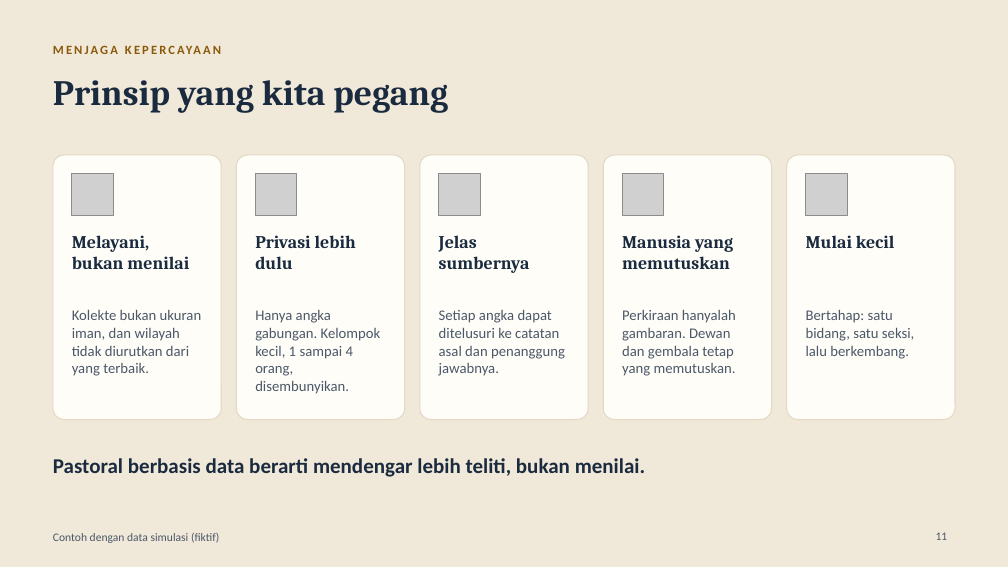
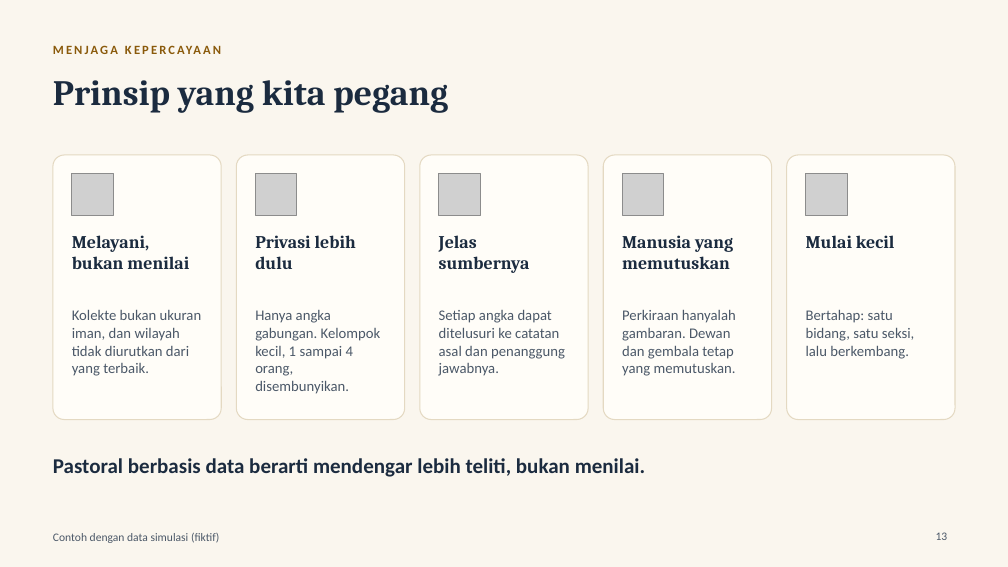
Before and after one commit to mizuruka92/church-activties, a slide deck: slide 13 of docs/presentation/pusat_informasi_paroki_dewan.pptx (slide 11 before the commit). Drawn at 1008x567 pixels with LibreOffice and Linux fonts; fonts in the diff are those of the drawing; grey boxes stand for pictures. Boxes give left, top, right and bottom in pixels: in the first picture for what was removed or moved away, otherwise in the second. Text is boxed around its words. In the diff, an @@ line names an element or a change of style, - is before the commit and + after.

```diff
--- a/docs/presentation/pusat_informasi_paroki_dewan.pptx
+++ b/docs/presentation/pusat_informasi_paroki_dewan.pptx
@@ background #F0E8D8 to #FAF6EE @@
@@ page number at box(936, 532, 948, 540): text changed @@
-11
+13
```
Also in this commit, not shown: 5 other slides changed, 2 slides added, 2 other files.
